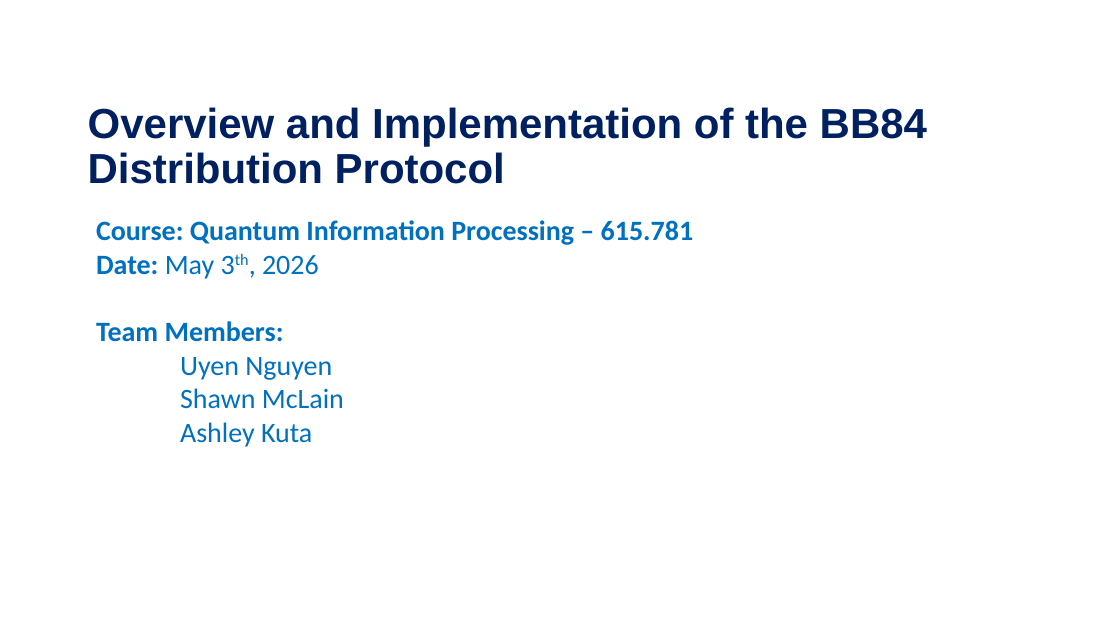
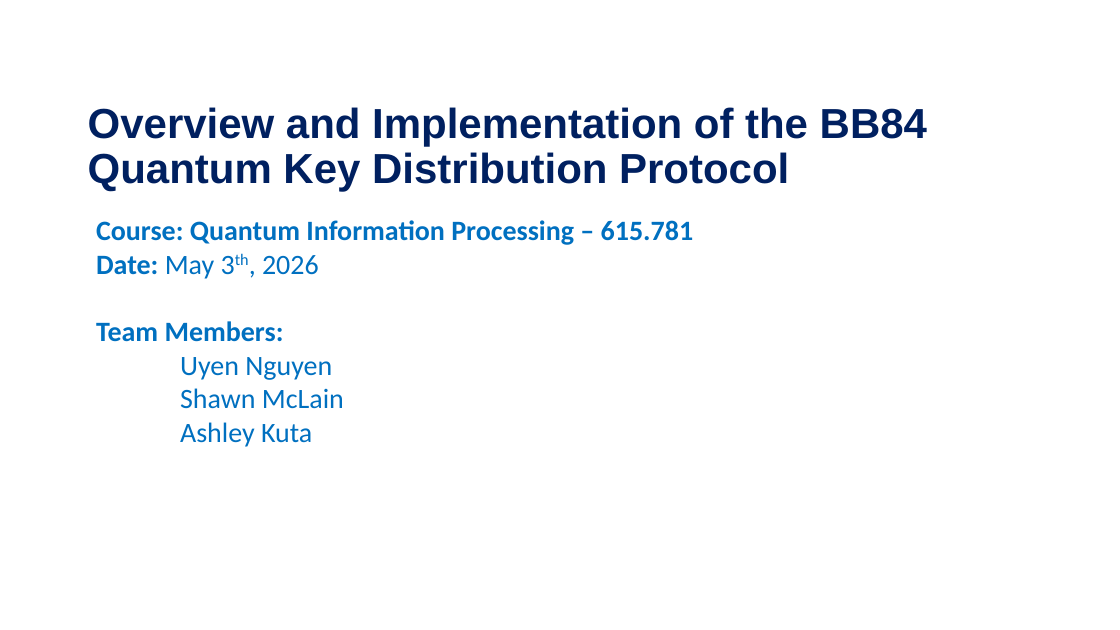
Before and after one commit to stm5340/EN.615.781.81.SP26_Final_Project, a slide deck: slide 1 of 615_781_Kuta_Nguyen_McLain.pptx. Drawn at 1120x630 pixels with LibreOffice and Linux fonts; fonts in the diff are those of the drawing. Boxes give left, top, right and bottom in pixels: in the first picture for what was removed or moved away, otherwise in the second. Text is boxed around its words. In the diff, an @@ line names an element or a change of style, - is before the commit and + after.

```diff
--- a/615_781_Kuta_Nguyen_McLain.pptx
+++ b/615_781_Kuta_Nguyen_McLain.pptx
@@ text at (88, 152, 789, 192): text changed @@
-Distribution Protocol
+Quantum Key Distribution Protocol
```
Also in this commit, not shown: 7 other slides changed, 1 slide added, 1 slide removed.
